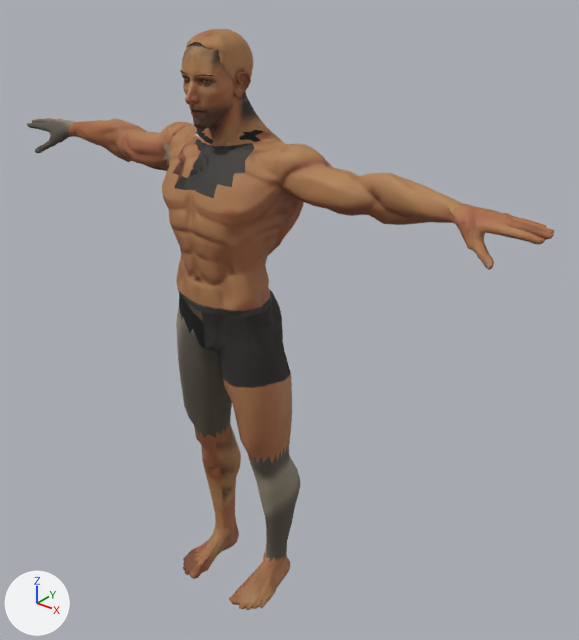
An edit to the glTF model modely/postavy/hrdinove/muz_telo.gltf, drawn before and after from the same camera.
Camera for both pictures: a camera (50 mm lens) standing at (1.51, -1.58, 2.04) and looking at (0.12, 0.15, 0.97). The axes (+X, +Y, +Z) are drawn at lower left. The lights are the same throughout. The first picture is the older version. Vertices at exactly the same position are counted once.

The first picture shows 'muz_hair_buzzed', 'muz_telo_chodidla', 'muz_telo_dekolt', 'muz_telo_hlava', 'muz_telo_lytka', 'muz_telo_paze', 'muz_telo_ruce', 'muz_telo_stehna', 'muz_telo_trup' and 1 more.
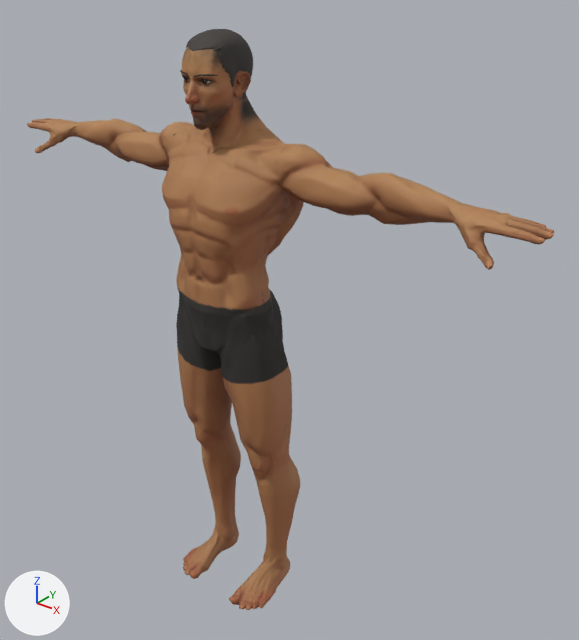
Changed parts and their boxes [x1, y1, x2, y2] in the pictures (579 x 640 px; the box of a moved part takes in the faces that stretch with it):
part 1 of me_cylinder_002, surface changed (brown to grey)
    before: [186, 29, 253, 79]
    after: [186, 29, 253, 91]
part 2 of me_muz_telo_dekolt, deleted
    before: [172, 128, 272, 198]
part 3 of me_muz_telo_dekolt, surface changed (grey to brown)
    before: [180, 130, 250, 184]
    after: [180, 130, 260, 184]
part 4 of me_muz_telo_lytka, surface changed
    both: [194, 423, 300, 562]
part 5 of me_muz_telo_ruce, surface changed
    both: [27, 118, 554, 270]
part 6 of me_muz_telo_stehna, surface changed
    both: [176, 308, 291, 463]
part 7 of me_muz_telo_trup, moved or reshaped
    before: [162, 129, 285, 221]
    after: [162, 128, 283, 221]
part 8 of me_muz_telo_trup, surface changed
    both: [162, 122, 271, 348]

The edits, one by one:
me_cylinder_002 has 466 vertices, 830 faces and spans x -0.077..0.077, y -0.083..0.108, z 1.644..1.814.
me_cylinder_002 is used by ob_muz_hair_buzzed; location (0.0, 0.0, 0.0).
me_cylinder_002 part 1: texture (UV) coordinates of 830 of 830 faces, centred in x -0.077..0.077, y -0.08..0.107, z 1.647..1.813, changed; they spanned u 0.78..0.96, v 0.72..0.96 and now span u 0.01..0.18, v 0.01..0.25.
me_muz_telo_dekolt is used by ob_muz_telo_dekolt; location (0.0, 0.0, 0.0).
me_muz_telo_dekolt had 138 vertices, 190 faces and spanned x -0.126..0.126, y -0.11..0.152, z 1.407..1.566.
me_muz_telo_dekolt now has 97 vertices, 124 faces and spans x -0.103..0.103, y -0.09..0.152, z 1.439..1.558.
Part 2, on me_muz_telo_dekolt:
41 vertices are removed from x -0.126..0.126, y -0.11..0.149, z 1.407..1.566.
66 faces are deleted.
me_muz_telo_dekolt part 3: 124 kept faces spanning x -0.103..0.103, y -0.09..0.152, z 1.439..1.558 get new texture (UV) coordinates.
me_muz_telo_lytka has 393 vertices, 606 faces and spans x -0.191..0.191, y -0.031..0.161, z 0.055..0.577.
me_muz_telo_lytka is used by ob_muz_telo_lytka; location (0.0, 0.0, 0.0).
me_muz_telo_lytka part 4: texture (UV) coordinates of 606 of 606 faces, centred in x -0.19..0.19, y -0.027..0.158, z 0.067..0.555, changed; they spanned u 0.01..0.87, v 0.26..0.99 and now span u 0.18..0.9, v 0.39..0.98.
me_muz_telo_ruce has 1181 vertices, 2010 faces and spans x -0.93..0.93, y -0.03..0.11, z 1.37..1.47.
me_muz_telo_ruce is used by ob_muz_telo_ruce; location (0.0, 0.0, 0.0).
me_muz_telo_ruce part 5: texture (UV) coordinates of 2009 of 2010 faces, centred in x -0.93..0.93, y -0.03..0.11, z 1.37..1.47, changed; they spanned u 0.01..0.97, v 0.16..0.85 and now span u 0.01..0.96, v 0.01..0.88.
me_muz_telo_stehna has 318 vertices, 474 faces and spans x -0.195..0.195, y -0.091..0.141, z 0.523..1.022.
me_muz_telo_stehna is used by ob_muz_telo_stehna; location (0.0, 0.0, 0.0).
me_muz_telo_stehna part 6: texture (UV) coordinates of 474 of 474 faces, centred in x -0.194..0.194, y -0.076..0.138, z 0.543..1.008, changed; they spanned u 0.09..0.49, v 0.62..0.78 and now span u 0.32..0.62, v 0.62..0.84.
me_muz_telo_trup is used by ob_muz_telo_trup; location (0.0, 0.0, 0.0).
me_muz_telo_trup had 574 vertices, 882 faces and spanned x -0.242..0.242, y -0.127..0.163, z 0.89..1.557.
me_muz_telo_trup now has 600 vertices, 918 faces and spans x -0.242..0.242, y -0.127..0.163, z 0.89..1.566.
Part 7, on me_muz_telo_trup:
32 vertices are removed from x -0.168..0.168, y -0.119..0.16, z 1.291..1.549.
114 faces are deleted.
6 vertices move from x -0.105..0.105, y -0.12..0.148, z 1.384..1.553 to x -0.091..0.091, y -0.119..0.144, z 1.39..1.562.
58 vertices are added at x -0.168..0.168, y -0.119..0.162, z 1.276..1.566.
150 new faces join them.
me_muz_telo_trup part 8: 109 kept faces spanning x -0.242..0.218, y -0.101..0.148, z 0.89..1.562 get new texture (UV) coordinates.
